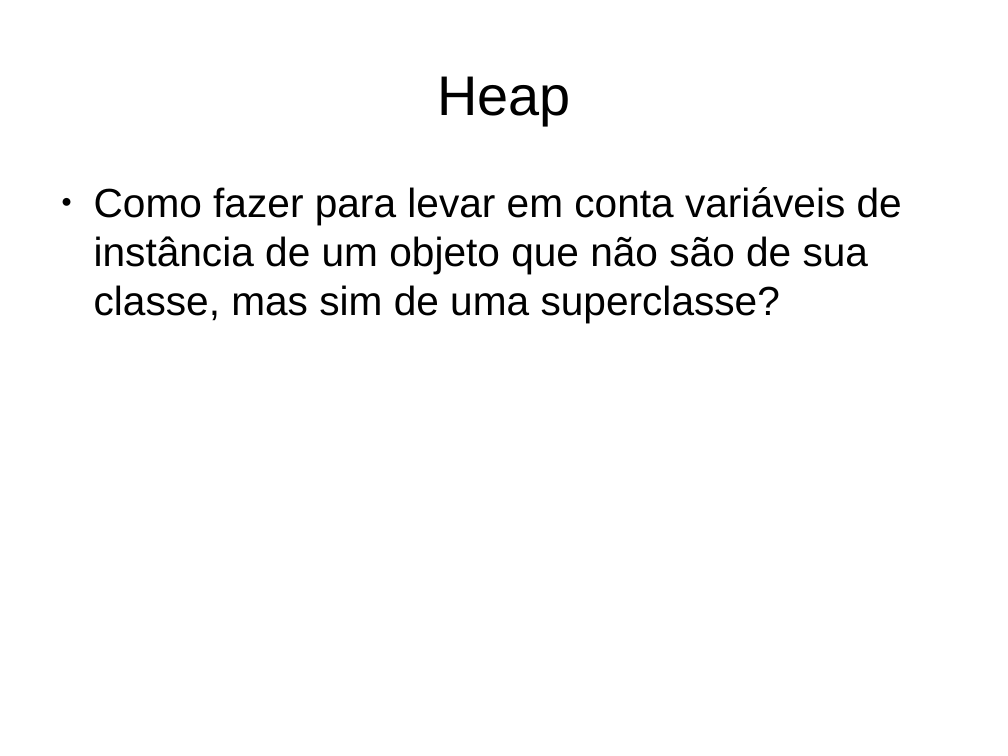
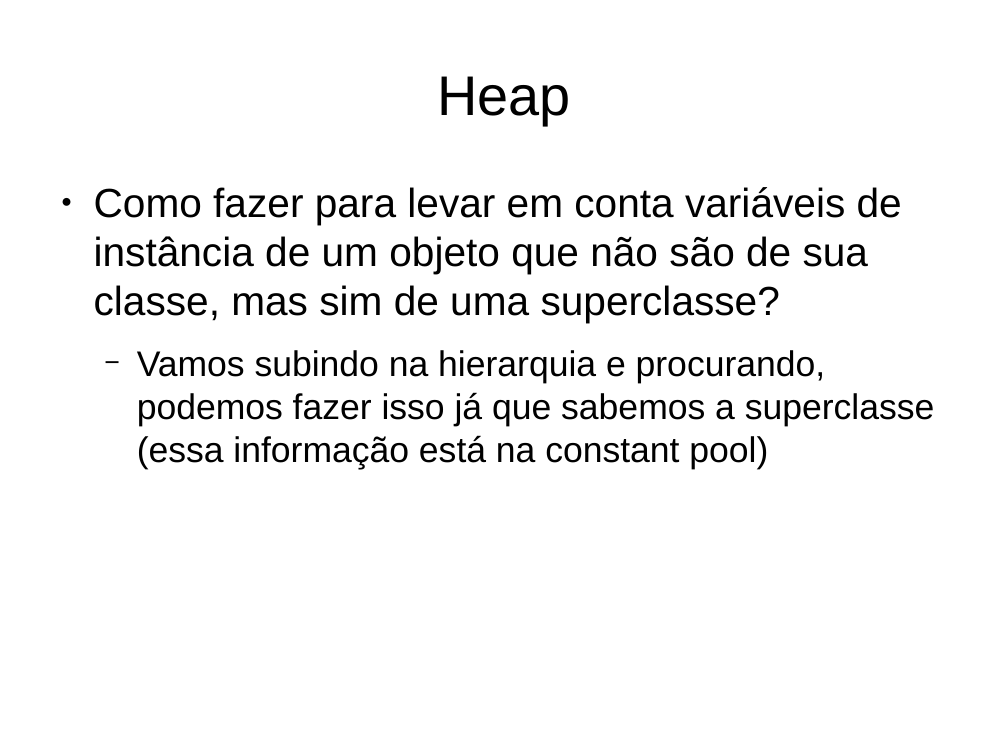
Before and after one commit to gabrielmm1234/jvm-sb, a slide deck: slide 20 of projetoLogico/apresentacao.odp. Drawn at 1008x756 pixels with LibreOffice and Linux fonts; fonts in the diff are those of the drawing. Boxes give left, top, right and bottom in pixels: in the first picture for what was removed or moved away, otherwise in the second. Text is boxed around its words. In the diff, an @@ line names an element or a change of style, - is before the commit and + after.

```diff
--- a/projetoLogico/apresentacao.odp
+++ b/projetoLogico/apresentacao.odp
@@ text at [137, 350, 935, 469]: paragraph added @@
+  − Vamos subindo na hierarquia e procurando, podemos fazer isso já que sabemos a superclasse (essa informação está na constant pool)
```
Also in this commit, not shown: 4 other slides changed, 2 slides added, 1 slide removed.
